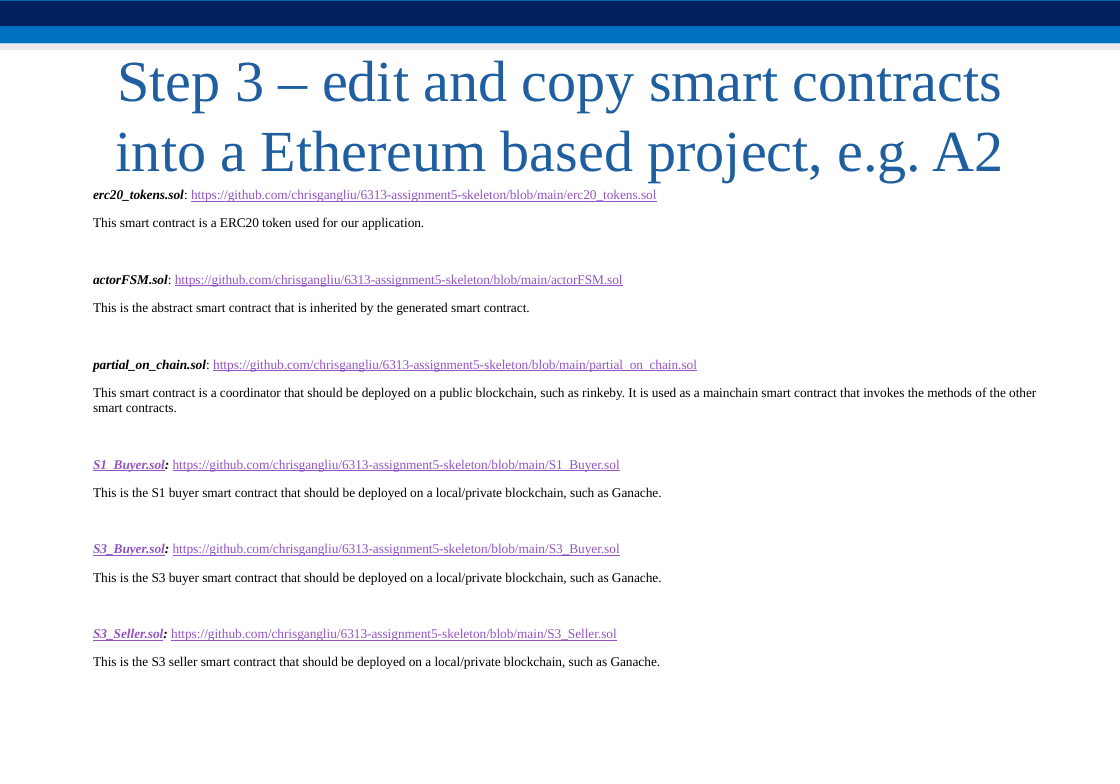
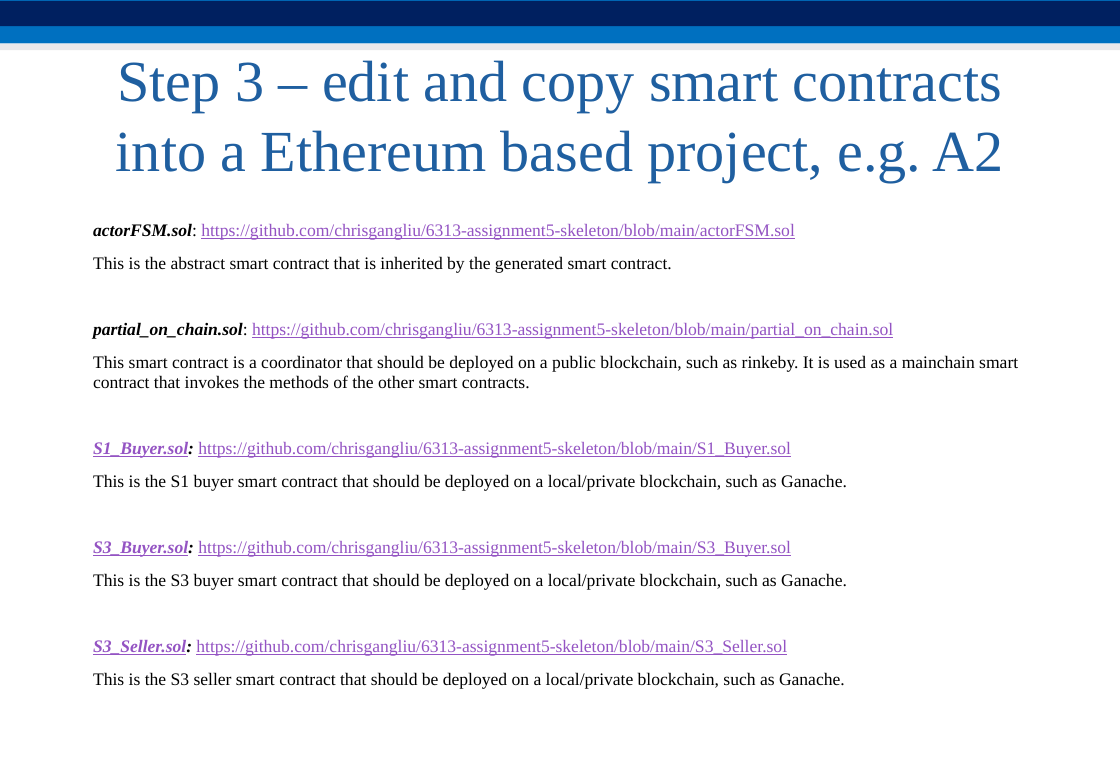
Before and after one commit to chrisgangliu/6313-assignment5-skeleton, a slide deck: slide 5 of A5.pptx. Drawn at 1120x784 pixels with LibreOffice and Linux fonts; fonts in the diff are those of the drawing. Boxes give left, top, right and bottom in pixels: in the first picture for what was removed or moved away, otherwise in the second. Text is boxed around its words. In the diff, an @@ line names an element or a change of style, - is before the commit and + after.

```diff
--- a/A5.pptx
+++ b/A5.pptx
@@ text "actorFSM.sol: https://github.com/chrisgangliu/6313-assignmen ..." at [93, 223, 1018, 689]: size 8.6 to 11.2 pt @@
@@ text at [93, 189, 656, 230]: paragraphs removed @@
-erc20_tokens.sol: https://github.com/chrisgangliu/6313-assignment5-skeleton/blob/main/erc20_tokens.sol
-This smart contract is a ERC20 token used for our application.
```
Also in this commit, not shown: 1 other slide changed, 5 other files.
